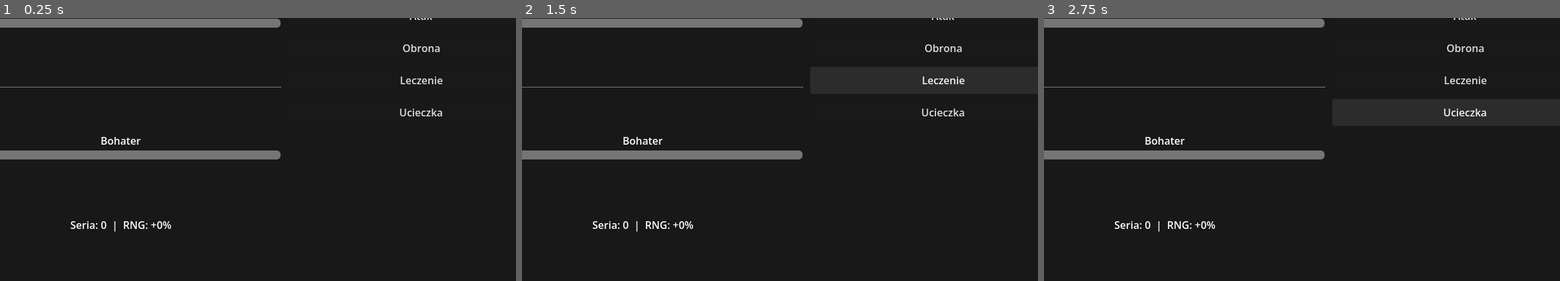
Above: before the commit, frames 1-3 (left to right).
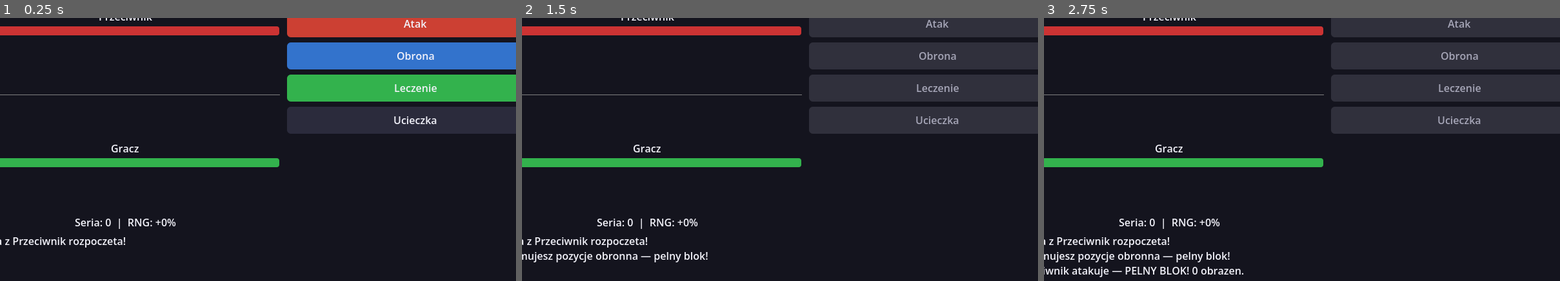
Above: after the commit, the same moments.

Repository: DaVideX12324/Artefakt-Wiedzy
Game: Godot game, scene res://modules/quiz_rpg/scenes/quiz/quiz_combat_ui.tscn
Two runs of this game, one before a commit and one after it. Both use one fixed random seed, a clock stepped at 60 frames per second and the inputs below. This scene is started directly instead of the project's main scene.
Inputs (mouse positions are in pixels of both pictures, inside the frame that each line leads up to):
- Up to frame 1 (0.25 s): no input
- Up to frame 2 (1.5 s): click "Obrona" at 0.5 s; click (945, 81) at 1.25 s, where only the run before the commit has a clickable "Leczenie"
- Up to frame 3 (2.75 s): click (1467, 112) at 2 s, where only the run before the commit has a clickable "Ucieczka"

The runs differ from the first frame. In frame 1, 25% of the frame differs, in the area x 0-100%, y 0-88%; in frame 2, 22%; in frame 3, 22%.
Error after the commit: Invalid access to property or key 'global_position' on a base object of type 'Nil'. (res://modules/quiz_rpg/scripts/quiz/quiz_combat_controller.gd:397)

Commit message:
zmiany w plikach cd

Diff:
--- a/modules/quiz_rpg/scenes/quiz/quiz_combat_ui.tscn
+++ b/modules/quiz_rpg/scenes/quiz/quiz_combat_ui.tscn
@@ -1,6 +1,6 @@
-[gd_scene load_steps=2 format=3 uid="uid://quizcombat001"]
+[gd_scene format=3 uid="uid://beviygxa01iyy"]
 
-[ext_resource type="Script" path="res://scripts/quiz/quiz_combat_controller.gd" id="1_combat"]
+[ext_resource type="Script" uid="uid://bmndbqqcgecbu" path="res://modules/quiz_rpg/scripts/quiz/quiz_combat_controller.gd" id="1_combat"]
 
 [node name="QuizCombatUI" type="CanvasLayer"]
 layer = 15
--- a/modules/quiz_rpg/scenes/quiz/quiz_puzzle_ui.tscn
+++ b/modules/quiz_rpg/scenes/quiz/quiz_puzzle_ui.tscn
@@ -1,6 +1,6 @@
-[gd_scene load_steps=2 format=3 uid="uid://quizpuzzle001"]
+[gd_scene format=3 uid="uid://bevjdnc0cliyy"]
 
-[ext_resource type="Script" path="res://scripts/quiz/quiz_puzzle_controller.gd" id="1_puzzle"]
+[ext_resource type="Script" uid="uid://bcsjvn2ktrcl7" path="res://modules/quiz_rpg/scripts/quiz/quiz_puzzle_controller.gd" id="1_puzzle"]
 
 [node name="QuizPuzzleUI" type="CanvasLayer"]
 layer = 15
--- a/modules/quiz_rpg/scripts/ui/pause_menu.gd
+++ b/modules/quiz_rpg/scripts/ui/pause_menu.gd
@@ -9,9 +9,11 @@
 @onready var menu_btn: Button = $Panel/VBoxContainer/MenuBtn
 
 var _paused: bool = false
+var _gm: Node
 
 
 func _ready() -> void:
+	_gm = CoreManager.get_singleton("GameManager")
 	panel.visible = false
 	resume_btn.pressed.connect(_on_resume)
 	save_btn.pressed.connect(_on_save)
@@ -20,7 +22,7 @@
 
 
 func _input(event: InputEvent) -> void:
-	if event.is_action_pressed("ui_cancel") and GameManager.is_exploring():
+	if event.is_action_pressed("ui_cancel") and _gm and _gm.is_exploring():
 		_toggle_pause()
 
 
@@ -28,11 +30,12 @@
 	_paused = not _paused
 	panel.visible = _paused
 	get_tree().paused = _paused
-
+	if not _gm:
+		return
 	if _paused:
-		GameManager.change_state(GameManager.GameState.PAUSED)
+		_gm.change_state(_gm.GameState.PAUSED)
 	else:
-		GameManager.change_state(GameManager.GameState.EXPLORING)
+		_gm.change_state(_gm.GameState.EXPLORING)
 
 
 func _on_resume() -> void:
@@ -40,8 +43,8 @@
 
 
 func _on_save() -> void:
-	GameManager.save_game()
-	# Krótki feedback
+	if _gm:
+		_gm.save_game()
 	save_btn.text = "Zapisano!"
 	await get_tree().create_timer(1.0).timeout
 	save_btn.text = "Zapisz Grę"
@@ -54,5 +57,6 @@
 
 func _on_menu() -> void:
 	get_tree().paused = false
-	GameManager.change_state(GameManager.GameState.MENU)
-	GameManager.transition_to_scene("res://modules/quiz_rpg/scenes/ui/main_menu.tscn")
+	if _gm:
+		_gm.change_state(_gm.GameState.MENU)
+		_gm.transition_to_scene("res://modules/quiz_rpg/scenes/ui/main_menu.tscn")
